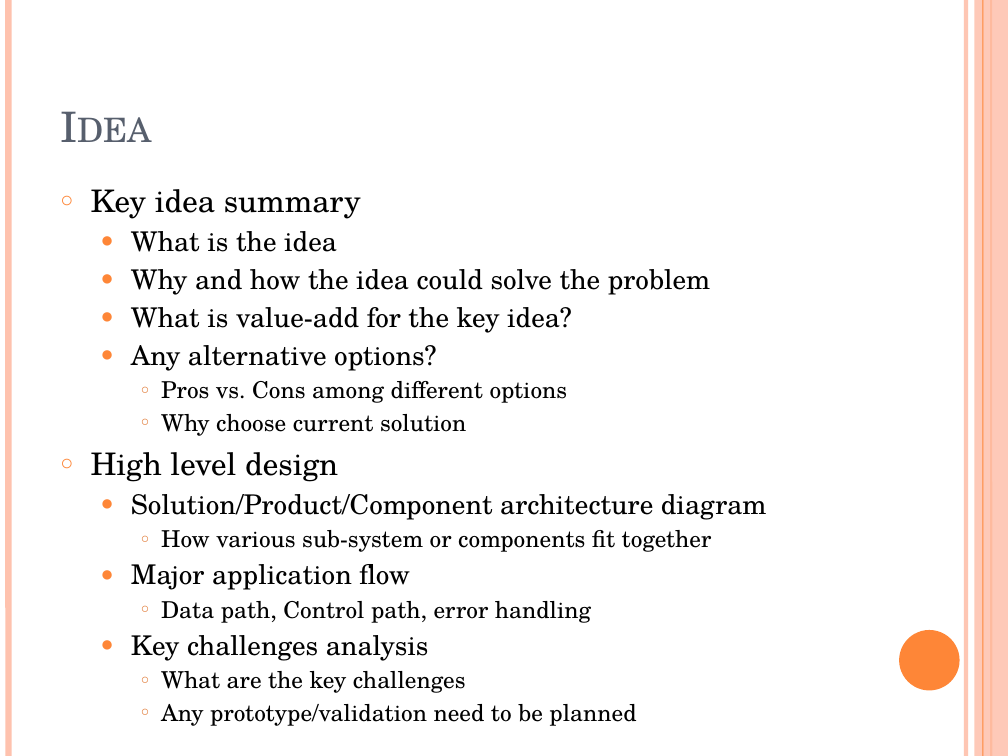
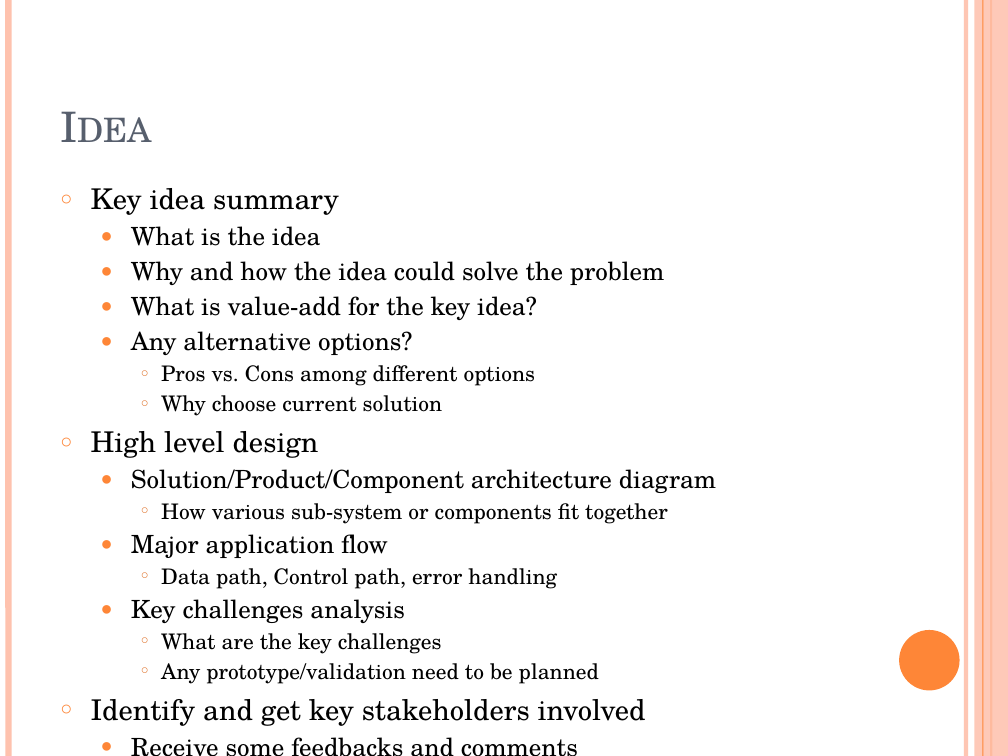
Before and after one commit to yangoliver/mydoc, a slide deck: slide 10 of slides/project_proposal_basic.pptx. Drawn at 1008x756 pixels with LibreOffice and Linux fonts; fonts in the diff are those of the drawing. Boxes give left, top, right and bottom in pixels: in the first picture for what was removed or moved away, otherwise in the second. Text is boxed around its words. In the diff, an @@ line names an element or a change of style, - is before the commit and + after.

```diff
--- a/slides/project_proposal_basic.pptx
+++ b/slides/project_proposal_basic.pptx
@@ text at <box>91,188,716,684</box>: size 22.2 to 20.4 pt in "Key idea summary", "High level design"; size 19.4 to 17.9 pt in "What is the idea", "Why and how the idea could solve ...", "What is value-add for the key idea?", "Any alternative options?" and 3 more places; size 16.6 to 15.3 pt in "Pros vs. Cons among different options", "Why choose current solution", "How various sub-system or components fit together", "Data path, Control path, error handling" and 2 more places @@
@@ text at <box>91,699,646,726</box>: paragraphs added @@
+○ Identify and get key stakeholders involved
+  ● Receive some feedbacks and comments
+  ● Address their concerns
```
Also in this commit, not shown: 2 other slides changed, 1 other file.
